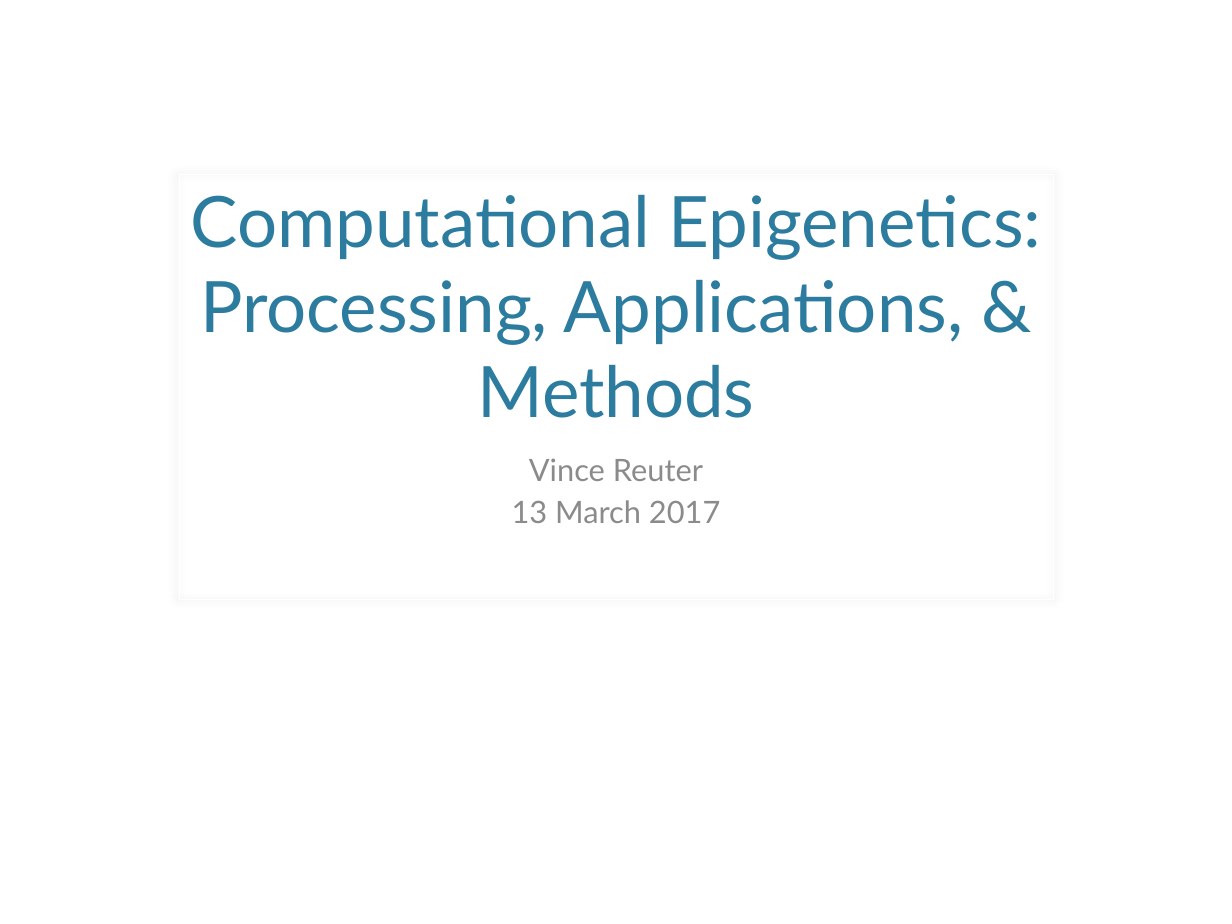
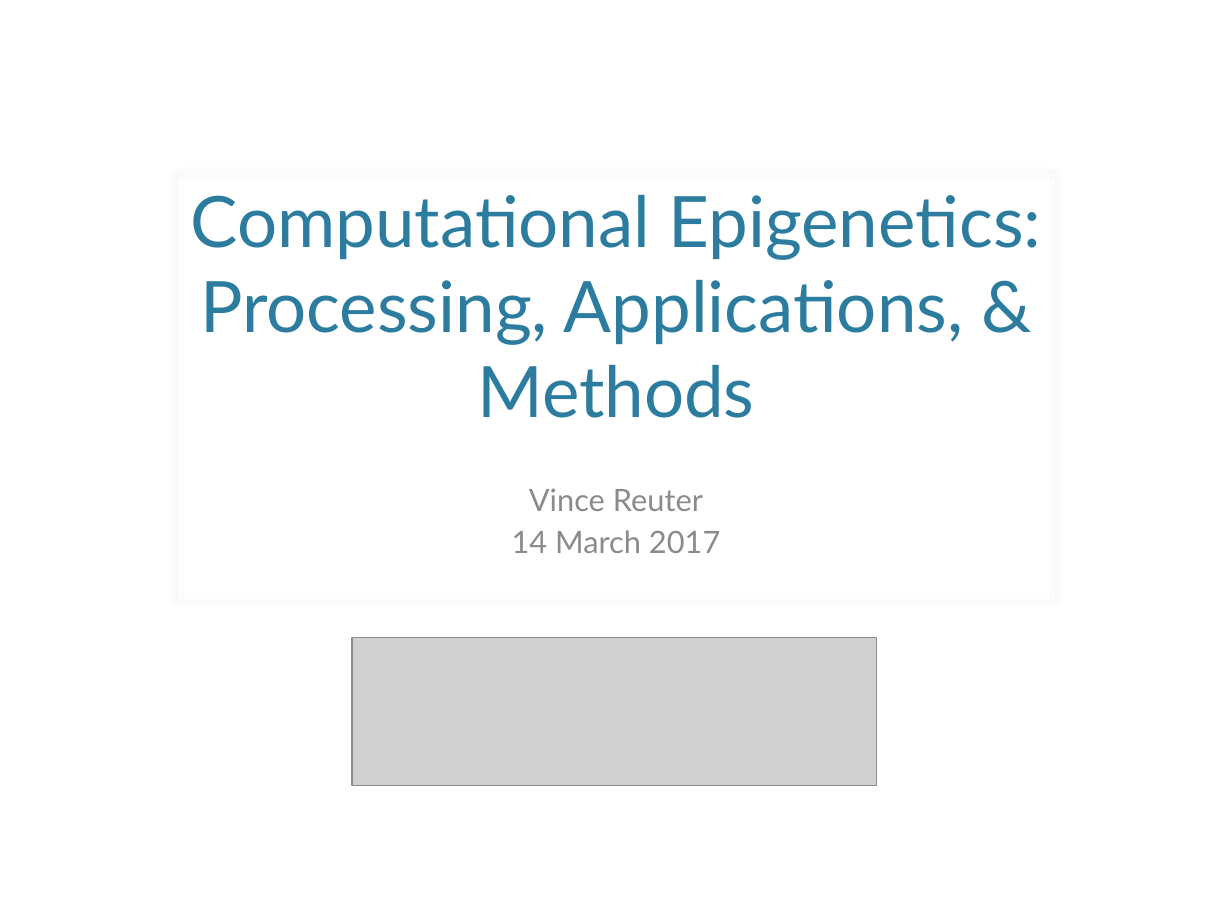
Before and after one commit to vreuter/jekeal, a slide deck: slide 1 of KipnisLabMeeting_2017-03-13.pptx. Drawn at 1232x924 pixels with LibreOffice and Linux fonts; fonts in the diff are those of the drawing; grey boxes stand for pictures; background and template pictures are left out. Boxes give left, top, right and bottom in pixels: in the first picture for what was removed or moved away, otherwise in the second. Text is boxed around its words. In the diff, an @@ line names an element or a change of style, - is before the commit and + after.

```diff
--- a/KipnisLabMeeting_2017-03-13.pptx
+++ b/KipnisLabMeeting_2017-03-13.pptx
@@ subtitle "Vince Reuter": place and size @@
-subtitle "Vince Reuter" at box(512, 458, 720, 523)
+subtitle "Vince Reuter" at box(512, 488, 720, 553)
@@ subtitle at box(512, 530, 720, 553): text changed @@
-13 March 2017
+14 March 2017
@@ picture added at box(352, 638, 877, 786) @@
```
Also in this commit, not shown: 4 other slides changed, 4 slides added, 3 slides removed, 1 other file.
